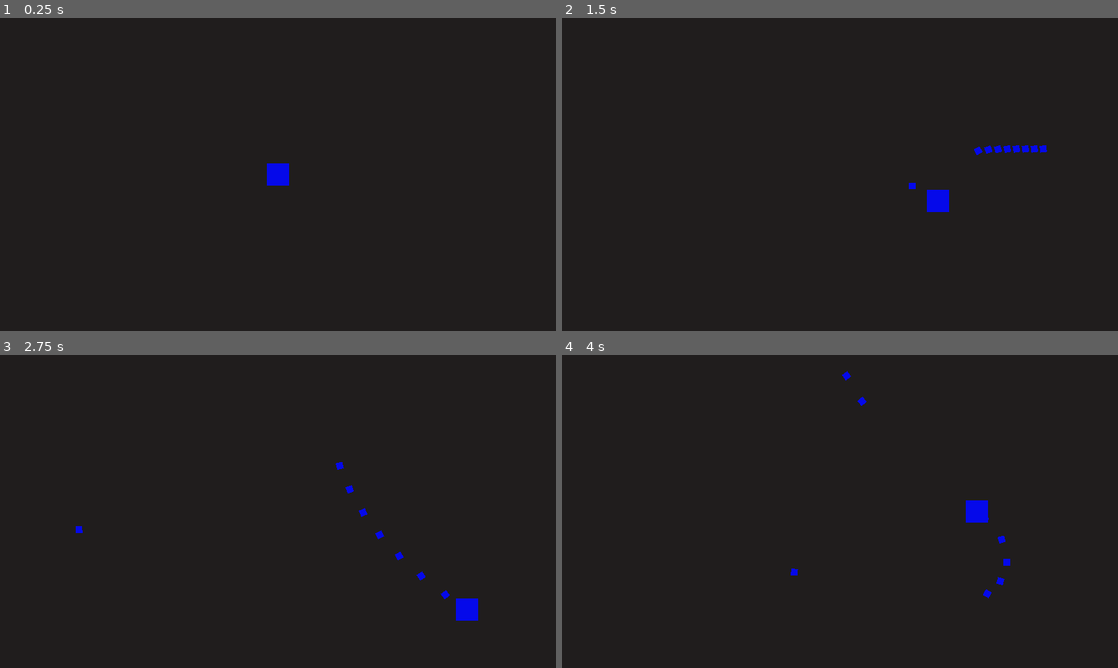
Above: before the commit, frames 1-4 (two rows, left to right).
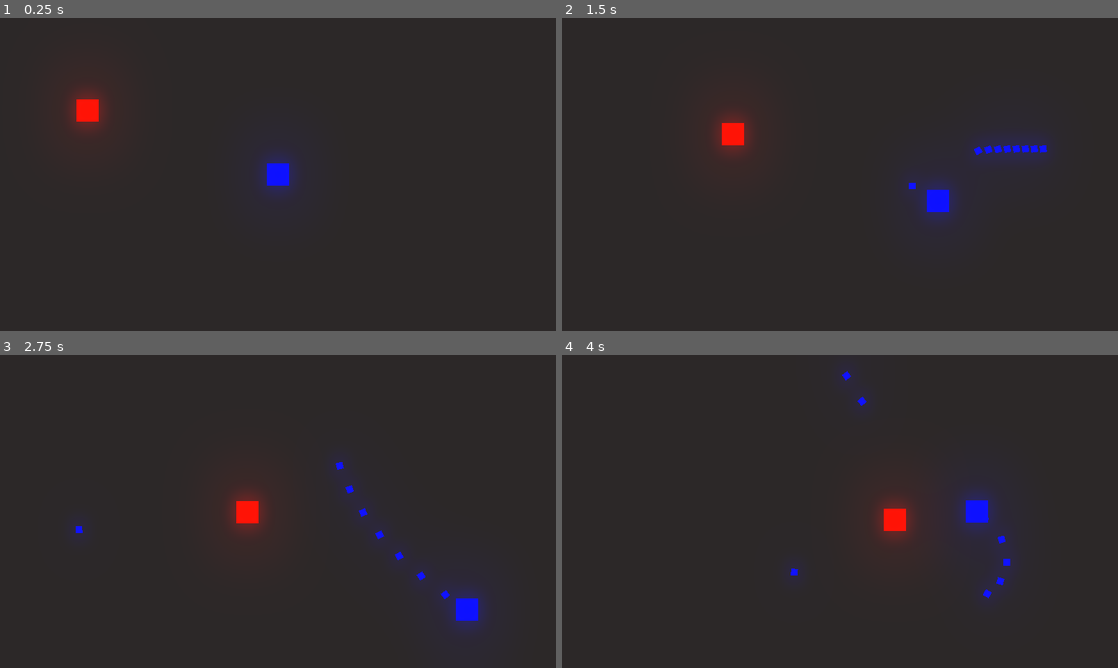
Above: after the commit, the same moments.

Repository: Daniel5772/Programmieren_Note
Game: Godot game, scene res://Level/Level 1.tscn
Same seed, same stepped clock (60 frames per second), same inputs: the game is played once before the commit and once after it.
Inputs (mouse positions are in pixels of both pictures, inside the frame that each line leads up to):
- Up to frame 1 (0.25 s): no input
- Up to frame 2 (1.5 s): move the mouse to (962, 158) at 0.52 s; press the mouse at (962, 158) at 0.53 s; hold D (move_right) 0.53-1.28 s; move the mouse to (728, 190) at 1.27 s; release the mouse at (728, 190) at 1.28 s; hold S (move_down) from 1.28 s (still down); click (728, 190) at 1.35 s
- Up to frame 3 (2.75 s): move the mouse to (333, 442) at 2.02 s; release S (move_down) at 2.03 s; press the mouse at (333, 442) at 2.03 s; hold D (move_right) from 2.03 s (still down)
- Up to frame 4 (4 s): move the mouse to (812, 574) at 2.77 s; release D (move_right) at 2.78 s; release the mouse at (812, 574) at 2.78 s; hold W (move_up) 2.78-3.53 s; click (812, 574) at 2.85 s; move the mouse to (1006, 558) at 3.52 s; press the mouse at (1006, 558) at 3.53 s; hold A (move_left) from 3.53 s (still down)

The runs differ from the first frame. In frame 1, 3.2% of the frame differs, in the area x 10-55%, y 18-60%; in frame 2, 5.1%; in frame 3, 5.3%, in the area x 12-89%, y 31-92%; in frame 4, 5.0%.

Commit message:
enemy hinzugefügt

Diff:
--- a/Global.gd
+++ b/Global.gd
@@ -1,6 +1,7 @@
 extends Node
 
 var node_creation_parent = null
+var player = null
 
 func instance_node(node, location, parents):
 
--- a/Level/Level 1.tscn
+++ b/Level/Level 1.tscn
@@ -1,10 +1,25 @@
-[gd_scene load_steps=3 format=2]
+[gd_scene load_steps=5 format=2]
 
 [ext_resource path="res://PLayer/Player_f.tscn" type="PackedScene" id=1]
 [ext_resource path="res://Level/Level 1.gd" type="Script" id=2]
+[ext_resource path="res://PLayer/enemy.tscn" type="PackedScene" id=3]
+
+[sub_resource type="Environment" id=1]
+background_mode = 4
+glow_enabled = true
+glow_bloom = 0.15
+glow_blend_mode = 0
+glow_bicubic_upscale = true
 
 [node name="Level 1" type="Node2D"]
 script = ExtResource( 2 )
 
 [node name="Player" parent="." instance=ExtResource( 1 )]
 position = Vector2( 320, 180 )
+scale = Vector2( 0.1, 0.1 )
+
+[node name="enemy" parent="." instance=ExtResource( 3 )]
+position = Vector2( 81.6577, 100.387 )
+
+[node name="WorldEnvironment" type="WorldEnvironment" parent="."]
+environment = SubResource( 1 )
--- a/PLayer/Player_f.gd
+++ b/PLayer/Player_f.gd
@@ -7,6 +7,13 @@
 var bullet =preload("res://PLayer/bullet.tscn")
 
 var can_shoot = true
+
+func _ready():
+	Global.player = self
+
+func _exit_tree():
+	Global.player = null
+
 
 func _process(delta):
 	velocity.x = int(Input.is_action_pressed("move_right")) - int(Input.is_action_pressed("move_left"))
--- a/PLayer/bullet.gd
+++ b/PLayer/bullet.gd
@@ -10,3 +10,7 @@
 		look_at(get_global_mouse_position())
 		look_once = false
 	global_position 	+= velocity.rotated(rotation) * speed * delta
+
+
+func _on_VisibilityNotifier2D_screen_exited():
+	queue_free()
--- a/PLayer/bullet.tscn
+++ b/PLayer/bullet.tscn
@@ -18,3 +18,6 @@
 [node name="CollisionShape2D" type="CollisionShape2D" parent="."]
 modulate = Color( 0.0235294, 0.0392157, 0.921569, 1 )
 shape = SubResource( 1 )
+
+[node name="VisibilityNotifier2D" type="VisibilityNotifier2D" parent="."]
+[connection signal="screen_exited" from="VisibilityNotifier2D" to="." method="_on_VisibilityNotifier2D_screen_exited"]
--- /dev/null
+++ b/PLayer/enemy.gd
@@ -0,0 +1,11 @@
+extends KinematicBody2D
+
+var speed = 80
+
+var velocity = Vector2()
+
+func _process(delta):
+	if Global.player != null:
+		velocity = global_position.direction_to(Global.player.global_position)
+
+	global_position += velocity * speed * delta
--- /dev/null
+++ b/PLayer/enemy.tscn
@@ -0,0 +1,19 @@
+[gd_scene load_steps=4 format=2]
+
+[ext_resource path="res://GFX/White-Square.jpg" type="Texture" id=1]
+[ext_resource path="res://PLayer/enemy.gd" type="Script" id=2]
+
+[sub_resource type="RectangleShape2D" id=1]
+extents = Vector2( 128, 127.851 )
+
+[node name="enemy" type="KinematicBody2D"]
+modulate = Color( 1, 0.0470588, 0, 1 )
+scale = Vector2( 0.1, 0.1 )
+script = ExtResource( 2 )
+
+[node name="CollisionShape2D" type="CollisionShape2D" parent="."]
+scale = Vector2( 1, 1 )
+shape = SubResource( 1 )
+
+[node name="Sprite" type="Sprite" parent="."]
+texture = ExtResource( 1 )
